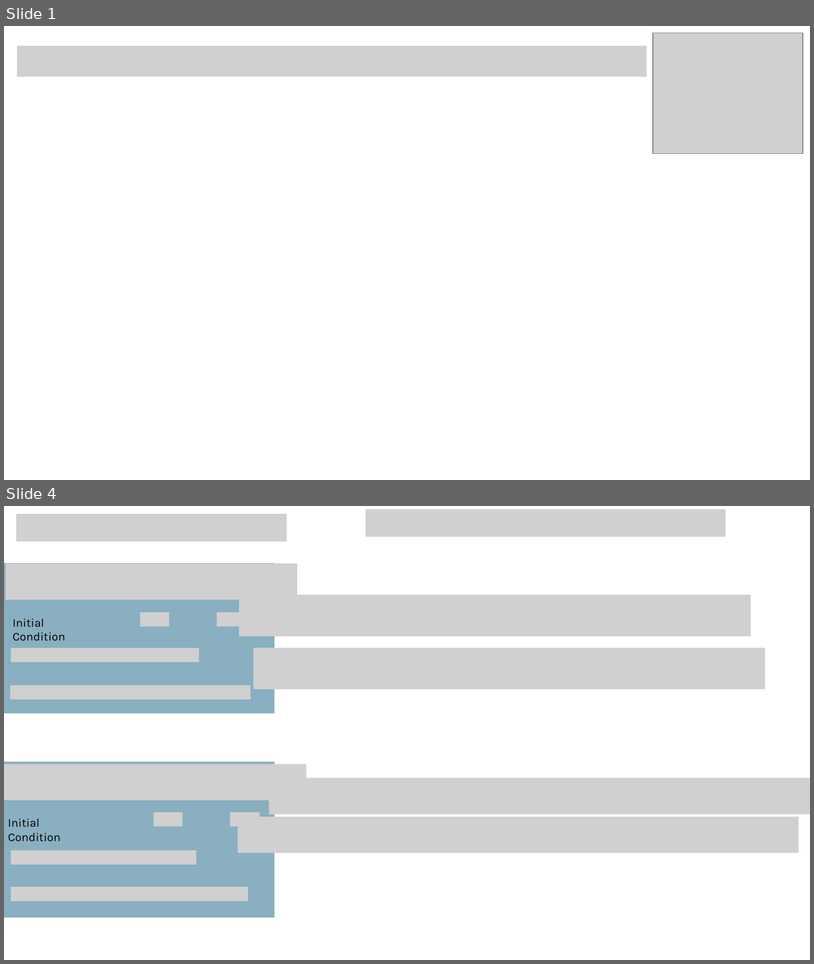
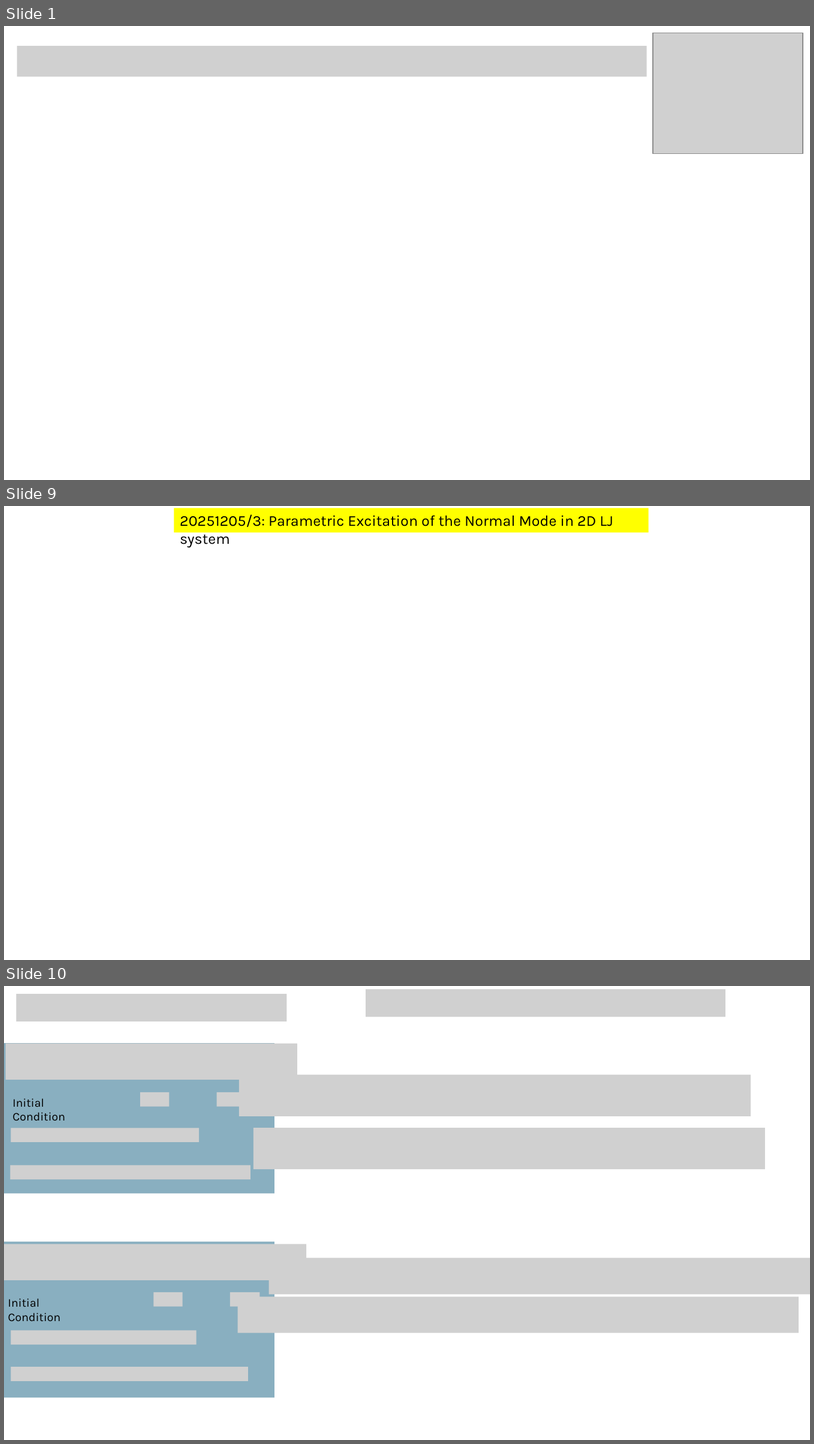
Before and after one commit to XinyunLiuX/Synchronized-Pulsating-Particles, a slide deck: Sync Pulsating Particles.pptx. Shown one above the other, each under a label of ours: slides 1 and 4 before the commit, slides 1, 9 and 10 after it; the slides between them are not shown. The pictures are 814x964 and 814x1444 pixels, drawn with LibreOffice and Linux fonts; fonts in the diff are those of the drawing; grey boxes stand for pictures. Boxes give left, top, right and bottom in pixels: in the first picture for what was removed or moved away, otherwise in the second. Text is boxed around its words. In the diff, an @@ line names an element or a change of style, - is before the commit and + after.

```diff
--- a/Sync Pulsating Particles.pptx
+++ b/Sync Pulsating Particles.pptx
@@ slide 9 added at bbox=[4, 506, 810, 960], background #FFFFFF @@
@@ rectangle added at bbox=[174, 508, 649, 532], fill #FFFF00, 18 pt, text #000000 @@
+20251205/3: Parametric Excitation of the Normal Mode in 2D LJ system
@@ what was slide 4 is now slide 10 @@
```
Also in this commit, not shown: 2 slides changed, 5 other slides added, 9 other files.
